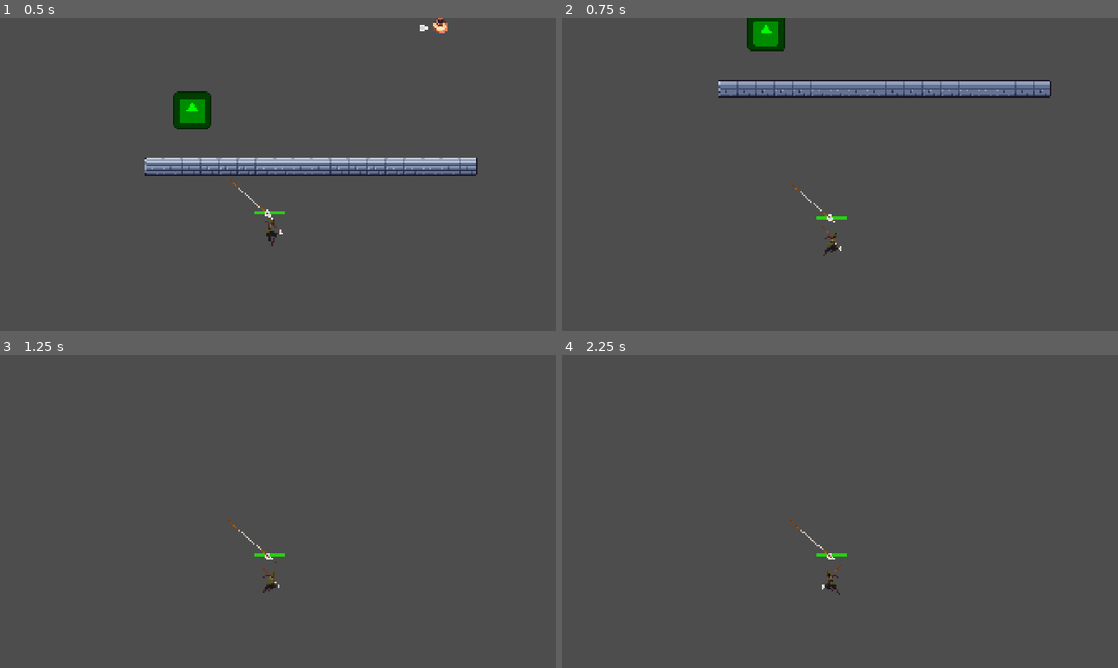
Above: before the commit, frames 1-4 (two rows, left to right).
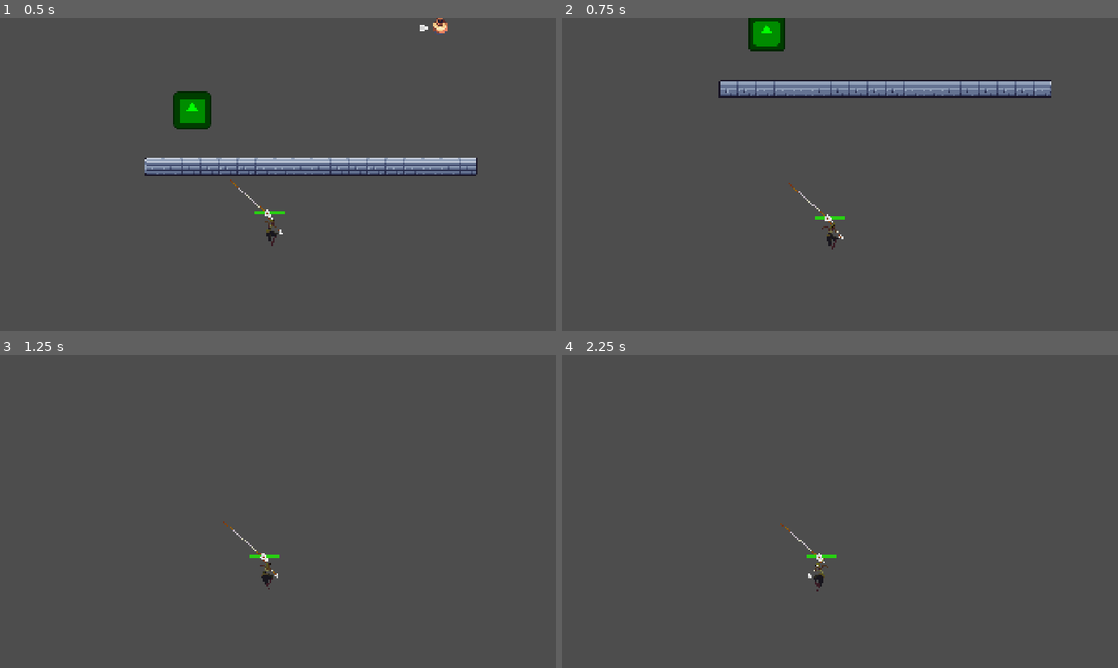
Above: after the commit, the same moments.

Repository: LastMarraketa/ChargerFeat
Game: Godot game, scene res://main.tscn
The game is run twice, just before and just after one commit, with the same random seed, the same clock (stepped at 60 frames per second) and the same inputs. This scene is started directly instead of the project's main scene. The engine's default icon, where the game draws it, is replaced by a stand-in: a white triangle on a blue panel in a dark square.
Inputs (mouse positions are in pixels of both pictures, inside the frame that each line leads up to):
- Up to frame 1 (0.5 s): no input
- Up to frame 2 (0.75 s): move the mouse to (962, 158) at 0.52 s; hold D (move_right) from 0.53 s (still down); tap T (move_toward) at 0.6 s; click (962, 158) at 0.67 s
- Up to frame 3 (1.25 s): keep holding D (move_right); tap Space (jump) at 0.77 s
- Up to frame 4 (2.25 s): move the mouse to (728, 527) at 1.27 s; click (728, 527) at 1.35 s; tap Space (jump) at 1.52 s; tap T (move_toward) at 1.55, 2.1 s; move the mouse to (895, 442) at 2.02 s; release D (move_right) at 2.03 s; hold A (move_left) from 2.03 s (still down)

Frame 1 is identical in both runs. In frame 2, 0.8% of the frame differs, in the area x 28-88%, y 0-76%; in frame 3, 0.3%; in frame 4, 0.4%.

Commit message:
bala arreglos
we

Diff:
--- a/player/bullet.gd
+++ b/player/bullet.gd
@@ -9,6 +9,8 @@
 
 @onready var ray_cast_2d: RayCast2D = $RayCast2D
 @onready var mark: Marker2D = $Marker2D
+@onready var bullet_timer = $Timer
+
 
 @export var speed: float = 2000.0 #velocidad de la bala
 var esta_pegado: bool = false  #variable de si esta pegado a algo, por defecto es falso
@@ -20,6 +22,7 @@
 	#por defecto si la bala no esta pegada a nada (en el aire o siendo disparada), no debe tener collision
 	#por eso se establece como desactivado
 	$StaticBody2D/CollisionShape2D.disabled = true
+	bullet_timer.timeout.connect(on_timer_reached)
 
 
 
@@ -76,3 +79,8 @@
 	#esto podría cambiar si queremos que para algún enemigo si se active
 	if target is not Enemy:
 		$StaticBody2D/CollisionShape2D.set_deferred("disabled", false)
+
+func on_timer_reached() -> void:
+	if not esta_pegado:
+		Debug.log("Lanza despawneada")
+		queue_free()
--- a/player/bullet.tscn
+++ b/player/bullet.tscn
@@ -26,6 +26,7 @@
 texture = ExtResource("2_j40gx")
 
 [node name="Timer" type="Timer" parent="." unique_id=1545028940]
+wait_time = 0.09
 one_shot = true
 autostart = true
 
--- a/player/player.gd
+++ b/player/player.gd
@@ -13,7 +13,8 @@
 @export var acceleration = 300
 @onready var jump_timer: Timer = $JumpTimer
 @export var propulsion = 900
-@export var has_bullet = true
+#No se está usando, borrar?
+#@export var has_bullet = true
 @export var has_spear = true
 # que tan rápido debe moverse el jugador para activar el daño por impulso
 @export var impact_threshold = 1400
@@ -46,7 +47,7 @@
 @onready var health_component: HealthComponent = $HealthComponent
 var target_marker: Marker2D = null
 
-signal free_marker
+#signal free_marker
 
 func _ready() -> void:
 	hitbox_component.damage_dealt.connect(_on_damage_dealt)
@@ -54,12 +55,11 @@
 	health_component.died.connect(_on_player_died)
 	health_bar.max_value = health_component.max_health
 	_on_health_changed(health_component.health)
-	free_marker.connect(func(): target_marker = null)
+	#free_marker.connect(func(): target_marker = null)
 
 func _input(event: InputEvent) -> void:
 	if event.is_action_pressed("test"):
 		LevelManager.next_level()
-
 
 func _physics_process(delta: float) -> void:
 	match state:
@@ -122,7 +122,8 @@
 
 
 	if Input.is_action_just_pressed("move_toward"):
-		moving = not moving
+		if is_instance_valid(target_marker):
+			moving = not moving
 	#Proceso de movimiento hacia bala
 	if target_marker and moving:
 		var marker_direction = global_position.direction_to(target_marker.global_position)
@@ -165,12 +166,15 @@
 			pivot.scale.x = sign(get_global_mouse_position().x - global_position.x)
 		else:
 			if is_instance_valid(bala_viva):
-				free_marker.emit()
+				#free_marker.emit()
 				bala_viva.queue_free()
 			Debug.log("acabo de recargar")
-			ammo=true
+			#ammo=true
 			moving = false
 
+	if not is_instance_valid(bala_viva):
+		target_marker = null
+		ammo = true
 #################################################################################
 #################################################################################
 #################################################################################
--- a/project.godot
+++ b/project.godot
@@ -107,6 +107,11 @@
 "events": [Object(InputEventKey,"resource_local_to_scene":false,"resource_name":"","device":-1,"window_id":0,"alt_press …(192 unchanged characters)…
 ]
 }
+toggle_shield={
+"deadzone": 0.2,
+"events": [Object(InputEventKey,"resource_local_to_scene":false,"resource_name":"","device":-1,"window_id":0,"alt_pressed":false,"shift_pressed":false,"ctrl_pressed":false,"meta_pressed":false,"pressed":false,"keycode":0,"physical_keycode":71,"key_label":0,"unicode":103,"location":0,"echo":false,"script":null)
+]
+}
 
 [layer_names]
 
